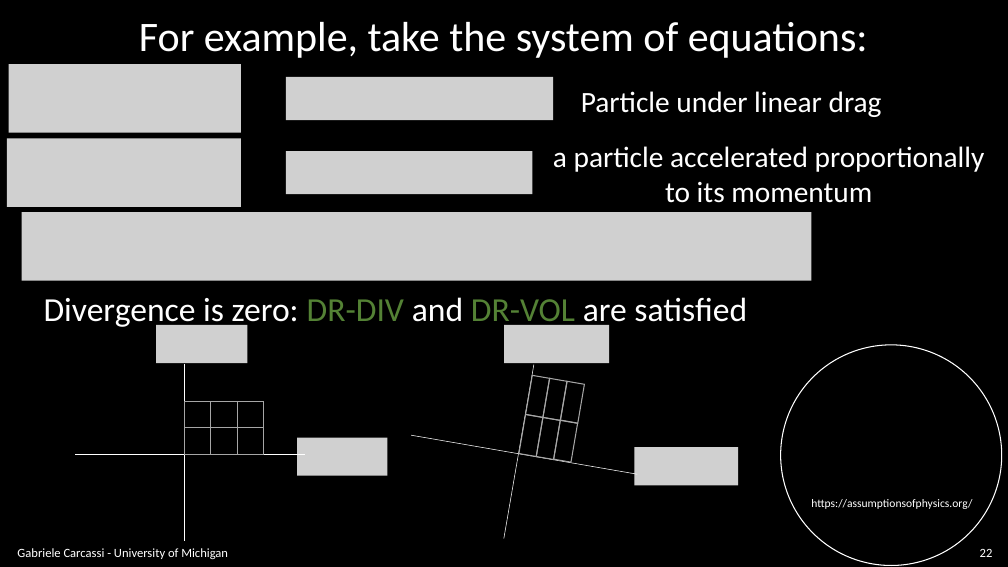
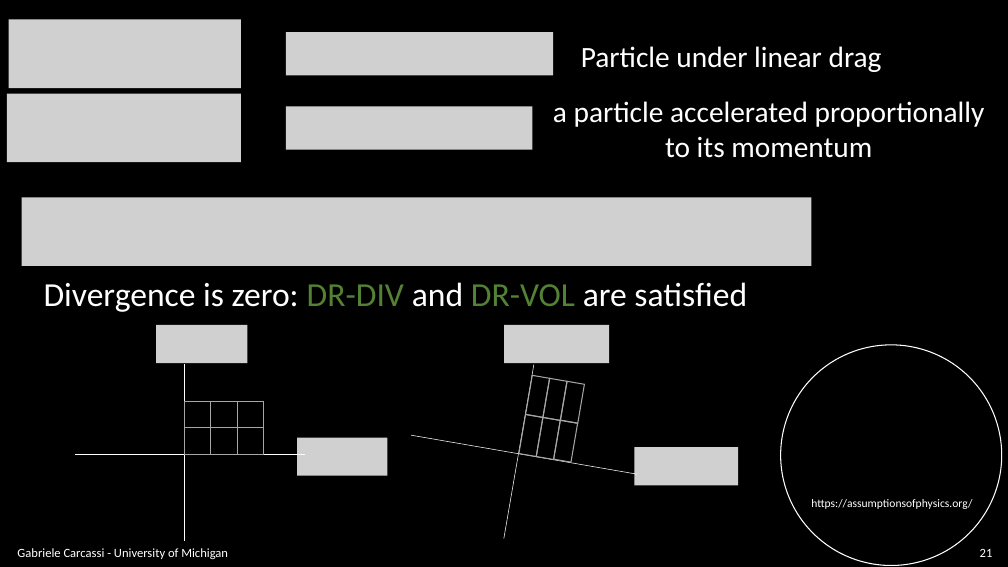
Before and after one commit to assumptionsofphysics/slides, a slide deck: slide 21 of BookCompanions-v2/RP-Class-4.pptx (slide 22 before the commit). Drawn at 1008x567 pixels with LibreOffice and Linux fonts; fonts in the diff are those of the drawing; grey boxes stand for pictures; background and template pictures are left out. Boxes give left, top, right and bottom in pixels: in the first picture for what was removed or moved away, otherwise in the second. Text is boxed around its words. In the diff, an @@ line names an element or a change of style, - is before the commit and + after.

```diff
--- a/BookCompanions-v2/RP-Class-4.pptx
+++ b/BookCompanions-v2/RP-Class-4.pptx
@@ text removed at [139, 22, 868, 58] @@
-For example, take the system of equations:
@@ picture added at [286, 33, 554, 76] @@
@@ picture removed at [286, 77, 554, 120] @@
@@ 2 texts, 2 pictures: place and size @@
-2 texts, 2 pictures at [7, 64, 985, 207]
+2 texts, 2 pictures at [7, 20, 985, 163]
@@ picture added at [286, 107, 532, 150] @@
@@ picture removed at [286, 151, 532, 194] @@
@@ picture: place and size @@
-picture at [22, 212, 812, 281]
+picture at [22, 197, 812, 266]
@@ text "Divergence is zero: DR-DIV and ...": place and size @@
-text "Divergence is zero: DR-DIV and ..." at [44, 297, 747, 330]
+text "Divergence is zero: DR-DIV and ..." at [44, 282, 747, 312]
@@ page number at [980, 549, 993, 557]: text changed @@
-22
+21
```
Also in this commit, not shown: 9 other slides changed, 2 slides added, 1 slide removed, 1 other file.
